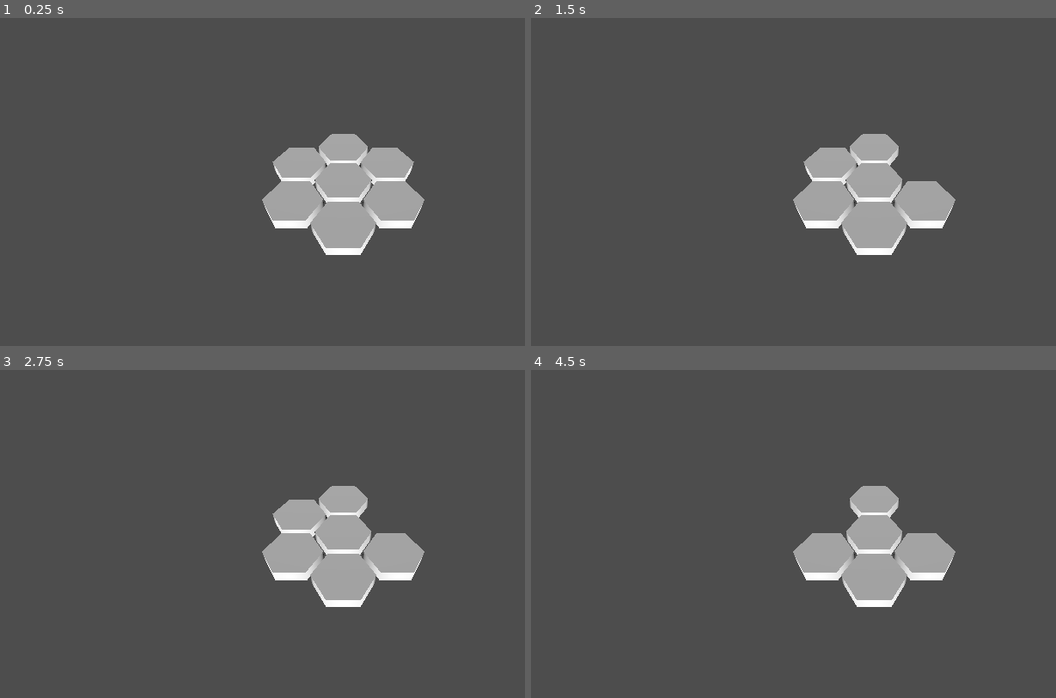
Above: before the commit, frames 1-4 (two rows, left to right).
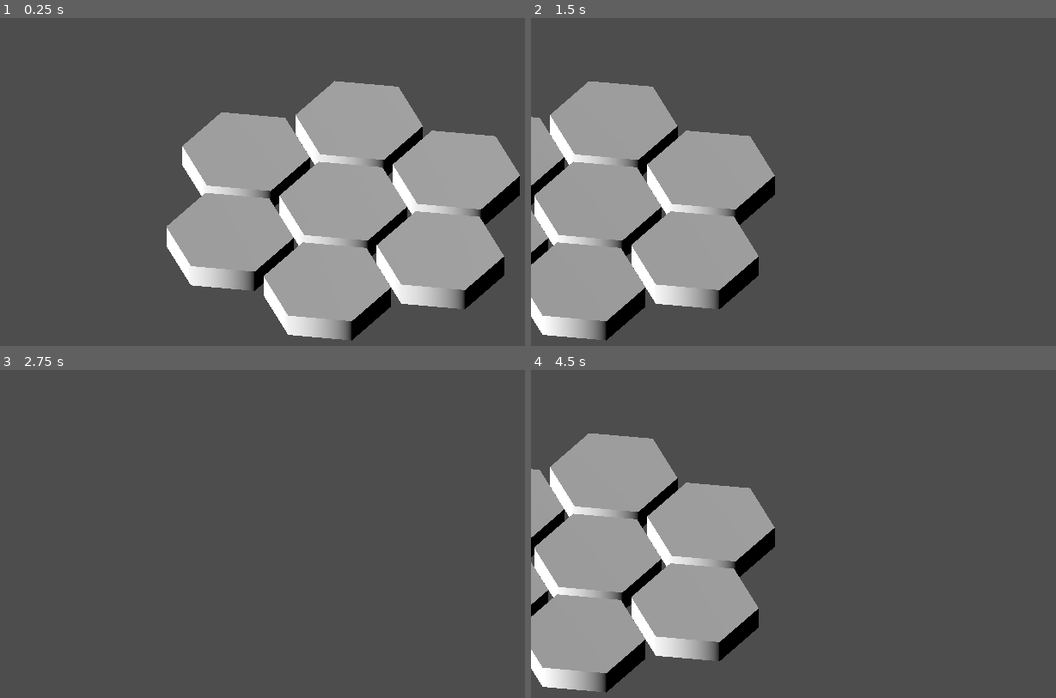
Above: after the commit, the same moments.

Repository: AriJalk/godot-hex-grid-module
Game: Godot game, scene res://scenes/map_scene.tscn
The game is run twice, just before and just after one commit, with the same random seed, the same clock (stepped at 60 frames per second) and the same inputs.
Inputs (mouse positions are in pixels of both pictures, inside the frame that each line leads up to):
- Up to frame 1 (0.25 s): no input
- Up to frame 2 (1.5 s): tap Enter at 0.5 s; move the mouse to (1024, 191) at 0.52 s; hold Right (ui_right) 0.53-1.25 s; tap Space (ui_select) at 0.6, 0.77, 1.07 s; click (1024, 191) at 0.67 s; drag from (735, 231) to (840, 286) at 1.27 s
- Up to frame 3 (2.75 s): tap Space (ui_select) at 2, 2.1 s; move the mouse to (409, 478) at 2.02 s; hold Right (ui_right) from 2.03 s (still down); click (409, 478) at 2.17 s
- Up to frame 4 (4.5 s): release Right (ui_right) at 2.75 s; drag from (840, 638) to (667, 504) at 2.77 s; tap Enter at 3.5 s; move the mouse to (outside the picture) at 3.52 s; hold Left (ui_left) 3.53-4.25 s; tap Space (ui_select) at 3.6, 3.77, 4.07 s; click (outside the picture) at 3.67 s; tap Escape (ui_cancel) at 4.15 s; drag from (667, 504) to (772, 465) at 4.27 s

The runs differ from the first frame. In frame 1, 31% of the frame differs, in the area x 31-100%, y 19-99%; in frame 2, 34%, in the area x 0-81%, y 19-99%; in frame 3, 6.7%; in frame 4, 33%.

Commit message:
Added camera

Diff:
--- a/scenes/map_scene.tscn
+++ b/scenes/map_scene.tscn
@@ -1,12 +1,46 @@
-[gd_scene load_steps=2 format=3 uid="uid://5cem3nxe88ll"]
+[gd_scene load_steps=5 format=3 uid="uid://5cem3nxe88ll"]
 
-[ext_resource type="Script" path="res://scripts/node_scripts/map_scene.gd" id="1_4dirt"]
+[ext_resource type="Script" path="res://scripts/node_scripts/camera/rotated_camera.gd" id="2_h0wlf"]
+[ext_resource type="Script" path="res://scripts/engine/core/game_manager.gd" id="3_ab3ll"]
+[ext_resource type="Script" path="res://scripts/engine/ui/drag_control.gd" id="3_v87lx"]
+[ext_resource type="Script" path="res://scripts/engine/ui/input_manager.gd" id="4_2fw7u"]
 
 [node name="MapScene" type="Node3D"]
-script = ExtResource("1_4dirt")
 
-[node name="Camera3D" type="Camera3D" parent="."]
-transform = Transform3D(1, 0, 0, 0, 0.640311, 0.768116, 0, -0.768116, 0.640311, 0, 3.13136, 3.23963)
+[node name="UI" type="CanvasLayer" parent="."]
+
+[node name="DragControl" type="Control" parent="UI"]
+layout_mode = 3
+anchors_preset = 15
+anchor_right = 1.0
+anchor_bottom = 1.0
+grow_horizontal = 2
+grow_vertical = 2
+script = ExtResource("3_v87lx")
+
+[node name="Engine" type="Node" parent="."]
+
+[node name="GameManager" type="Node" parent="Engine" node_paths=PackedStringArray("grid", "input_manager")]
+script = ExtResource("3_ab3ll")
+grid = NodePath("../../Grid")
+input_manager = NodePath("../InputManager")
+
+[node name="InputManager" type="Node" parent="Engine"]
+script = ExtResource("4_2fw7u")
 
 [node name="DirectionalLight3D" type="DirectionalLight3D" parent="."]
 transform = Transform3D(1, 0, 0, 0, 0.957622, 0.288029, 0, -0.288029, 0.957622, 0, 0, 0)
+
+[node name="RotatedCamera" type="Node3D" parent="." node_paths=PackedStringArray("drag_control", "camera")]
+script = ExtResource("2_h0wlf")
+drag_control = NodePath("../UI/DragControl")
+camera = NodePath("Camera3D")
+camera_radius = 4.5
+rotation_acceleration = 10.0
+
+[node name="Camera3D" type="Camera3D" parent="RotatedCamera"]
+projection = 1
+current = true
+size = 3.0
+
+[node name="Grid" type="Node3D" parent="."]
--- a/scripts/engine/core/game_manager.gd
+++ b/scripts/engine/core/game_manager.gd
@@ -0,0 +1,41 @@
+extends Node
+
+const HexDictionary = preload("res://scripts/node_scripts/map/hex_node_dictionary.gd")
+const HexNode = preload("res://scripts/node_scripts/hex_node.gd")
+
+@export var grid : Node3D
+#@export var raycaster : CameraRaycaster
+@export var input_manager : InputManager
+#@export var user_interface : UserInterface
+
+
+var hex_dictionary : HexDictionary
+
+
+
+func _init():
+	hex_dictionary = HexDictionary.new()
+	GlobalServices.node_pool.register_node("hex_node", preload("res://nodes/hex_node.tscn"))
+	build_map()
+
+
+func _process(delta: float) -> void:
+	input_manager.read_input(delta)
+
+func build_tile(hex_unit : HexUnit):
+	var hex_node = GlobalServices.node_pool.retrieve_node("hex_node") as HexNode
+	hex_node.hex_unit = hex_unit
+	hex_dictionary.add(hex_node)
+	add_child(hex_node)
+	hex_node.position = HexUtilities.hex_to_world(hex_unit, HexNode.MESH_RADIUS, 0.2)
+
+
+func remove_tile(hex_unit : HexUnit):
+	var hex_node = hex_dictionary.get_hex(hex_unit)
+	hex_dictionary.remove(hex_unit)
+	GlobalServices.node_pool.return_node("hex_node", hex_node)
+
+func build_map():
+	build_tile(HexUnit.ZERO)
+	for neighbor in HexUtilities.get_all_neighbors(HexUnit.ZERO):
+		build_tile(neighbor)
--- a/scripts/engine/core/global_services.gd
+++ b/scripts/engine/core/global_services.gd
@@ -1,3 +1,5 @@
 class_name GlobalServices
 
 static var node_pool = preload("res://scripts/engine/resource_services/node_pool.gd").new()
+static var signal_manager = preload("res://scripts/engine/core/signal_manager.gd").new()
+static var global_states = preload("res://scripts/engine/core/global_states.gd").new()
--- /dev/null
+++ b/scripts/engine/core/global_states.gd
@@ -0,0 +1,2 @@
+#States to be accessed globally
+var is_game_control_locked : bool
--- /dev/null
+++ b/scripts/engine/core/signal_manager.gd
@@ -0,0 +1,11 @@
+#Signals that can be accessed globally
+
+#UI signals
+#signal map_element_clicked_signal(map_element : MapElement)
+signal world_dragged(drag_vector : Vector2)
+
+#Physical input signals
+signal mouse_pressed(position: Vector2i, button: int)
+signal mouse_moved(position: Vector2i)
+signal key_movement(translation: Vector2)
+signal wheel_movement(movement : float)
--- /dev/null
+++ b/scripts/engine/ui/drag_control.gd
@@ -0,0 +1,34 @@
+#Invisible ui control to allow moving world nodes without interacting with the world directly
+#used for the camera
+class_name DragControl
+extends Control
+
+signal on_drag_signal(vector : Vector2)
+
+@export_range(0.1, 1) var sensitivity : float = 1
+
+var _is_dragging = false
+var _drag_offset = Vector2()
+
+func _ready():
+	# Ensure the Control node can receive mouse events
+	set_process_input(true)
+	# Optional: Change the cursor to indicate the draggable area
+	mouse_filter = Control.MOUSE_FILTER_PASS
+
+
+func _gui_input(event):
+	if event is InputEventMouseButton:
+		if event.button_index == MOUSE_BUTTON_RIGHT:
+			if event.pressed:
+				# Start dragging
+				_is_dragging = true
+				_drag_offset = event.position
+				GlobalServices.global_states.is_game_control_locked = true
+			else:
+				# Stop dragging
+				_is_dragging = false
+				GlobalServices.global_states.is_game_control_locked = false
+	elif event is InputEventMouseMotion and _is_dragging:
+		on_drag_signal.emit(event.position - _drag_offset)
+		_drag_offset = event.position
--- /dev/null
+++ b/scripts/engine/ui/input_manager.gd
@@ -0,0 +1,46 @@
+#Handles input from physical devices
+#TODO: Internal Signals
+class_name InputManager
+extends Node
+
+var _last_mouse_position : Vector2i
+
+func _ready() -> void:
+	_last_mouse_position = get_viewport().get_mouse_position()
+
+
+func read_input(delta: float) -> void:
+	# Read keyboard input
+	var translation_vector = Vector2.ZERO
+
+	if Input.is_action_pressed("ui_up"):
+		translation_vector += Vector2.UP
+	if Input.is_action_pressed("ui_down"):
+		translation_vector += Vector2.DOWN
+	if Input.is_action_pressed("ui_left"):
+		translation_vector += Vector2.LEFT
+	if Input.is_action_pressed("ui_right"):
+		translation_vector += Vector2.RIGHT
+
+
+	if translation_vector != Vector2.ZERO:
+		GlobalServices.signal_manager.key_movement.emit(translation_vector)
+
+	# Read mouse input
+	var mouse_position : Vector2i = get_viewport().get_mouse_position()
+	if mouse_position != _last_mouse_position:
+		_last_mouse_position = mouse_position
+		GlobalServices.signal_manager.mouse_moved.emit(mouse_position)
+
+	# Check for mouse button presses using InputEventMouseButton
+	if Input.is_action_just_pressed("ui_select"):
+		GlobalServices.signal_manager.mouse_pressed.emit(mouse_position, MOUSE_BUTTON_LEFT)
+	if Input.is_action_just_pressed("ui_cancel"):
+		GlobalServices.signal_manager.mouse_pressed.emit(mouse_position, MOUSE_BUTTON_RIGHT)
+
+
+	# Mouse wheel
+	if Input.is_action_just_released("ui_text_scroll_up"):
+		GlobalServices.signal_manager.wheel_movement.emit(delta)
+	elif Input.is_action_just_released("ui_text_scroll_down"):
+		GlobalServices.signal_manager.wheel_movement.emit(-delta)
--- /dev/null
+++ b/scripts/node_scripts/camera/rotated_camera.gd
@@ -0,0 +1,71 @@
+#A camera boom that holds a camera that can be positioned on a circle around this node
+class_name RotatedCamera
+extends Node3D
+
+@export var drag_control : DragControl
+@export var camera : Camera3D
+@export_range(1, 20) var camera_radius : float
+@export_range(0.1, 5) var movement_speed : float = 3
+@export var rotation_acceleration : float = 1
+
+var _horizontal_rotation : float
+@onready var _currentRadius = camera_radius
+var _drag_vector : Vector2
+
+var _movement_vector = Vector3.ZERO
+
+func _ready():
+
+	drag_control.on_drag_signal.connect(_on_drag)
+	GlobalServices.signal_manager.key_movement.connect(_on_move)
+	GlobalServices.signal_manager.wheel_movement.connect(_on_scroll)
+	_on_drag(Vector2(135,0))
+
+func _physics_process(delta):
+	if _drag_vector != Vector2.ZERO:
+		_horizontal_rotation += _drag_vector.x * rotation_acceleration * delta
+		_set_position_on_circle()
+
+	if _movement_vector != Vector3.ZERO:
+		position += _movement_vector * delta * movement_speed
+		_movement_vector = Vector3.ZERO
+
+
+
+func _exit_tree():
+	drag_control.on_drag_signal.disconnect(_on_drag)
+	GlobalServices.signal_manager.key_movement.disconnect(_on_move)
+
+
+func _set_position_on_circle():
+
+	if _horizontal_rotation < -360:
+		_horizontal_rotation += 360
+	elif _horizontal_rotation > 360:
+		_horizontal_rotation -= 360
+
+	var radiansY = deg_to_rad(_horizontal_rotation)
+
+	var x = cos(radiansY) * _currentRadius
+	var z = sin(radiansY) * _currentRadius
+
+
+	var new_position = global_position + Vector3(x, 0, z)
+	new_position.y = 4  # Maintain the current Y position of the camera
+
+	camera.global_position = new_position
+	camera.look_at(global_position)
+	_drag_vector = Vector2.ZERO
+
+func _on_drag(drag_vector : Vector2):
+	_drag_vector = drag_vector
+
+func _on_move(movement_vector : Vector2):
+	var forward = (camera.basis.z * Vector3(1,0,1)).normalized()
+	var right = (camera.basis.x * Vector3(1,0,1)).normalized()
+	_movement_vector = (movement_vector.x * right + movement_vector.y * forward).normalized()
+
+func _on_scroll(scroll_vector : float):
+	if camera.size - scroll_vector * 50 > 0.5:
+		camera.size -= scroll_vector * 20
+		camera.size = clampf(camera.size, 0.5, 9)
--- a/scripts/node_scripts/hex_node.gd
+++ b/scripts/node_scripts/hex_node.gd
@@ -1,6 +1,4 @@
 extends Node3D
-
-const HexUnit = preload("res://scripts/hex_logic/data_scructures/hex_unit.gd")
 
 const MESH_RADIUS = 0.5
 
--- a/scripts/node_scripts/map_scene.gd
+++ /dev/null
@@ -1,40 +0,0 @@
-extends Node3D
-
-const HexDictionary = preload("res://scripts/node_scripts/map/hex_node_dictionary.gd")
-const HexNode = preload("res://scripts/node_scripts/hex_node.gd")
-
-var hex_dictionary : HexDictionary
-
-func _init():
-	hex_dictionary = HexDictionary.new()
-	GlobalServices.node_pool.register_node("hex_node", preload("res://nodes/hex_node.tscn"))
-	build_map()
-
-
-func _process(delta: float) -> void:
-	if (Input.is_action_just_pressed("ui_left")):
-		remove_tile(HexUtilities.hex_neighbor(HexUnit.ZERO, HexUtilities.HexDirections.NORTH_WEST))
-	if (Input.is_action_just_pressed("ui_right")):
-		remove_tile(HexUtilities.hex_neighbor(HexUnit.ZERO, HexUtilities.HexDirections.NORTH_EAST))
-	if (Input.is_action_just_pressed("ui_down")):
-		remove_tile(HexUtilities.hex_neighbor(HexUnit.ZERO, HexUtilities.HexDirections.SOUTH))
-	if (Input.is_action_just_pressed("ui_up")):
-		remove_tile(HexUtilities.hex_neighbor(HexUnit.ZERO, HexUtilities.HexDirections.NORTH))
-
-func build_tile(hex_unit : HexUnit):
-	var hex_node = GlobalServices.node_pool.retrieve_node("hex_node") as HexNode
-	hex_node.hex_unit = hex_unit
-	hex_dictionary.add(hex_node)
-	add_child(hex_node)
-	hex_node.position = HexUtilities.hex_to_world(hex_unit, HexNode.MESH_RADIUS, 0.2)
-
-
-func remove_tile(hex_unit : HexUnit):
-	var hex_node = hex_dictionary.get_hex(hex_unit)
-	hex_dictionary.remove(hex_unit)
-	GlobalServices.node_pool.return_node("hex_node", hex_node)
-
-func build_map():
-	build_tile(HexUnit.ZERO)
-	for neighbor in HexUtilities.get_all_neighbors(HexUnit.ZERO):
-		build_tile(neighbor)
Not shown, added: scenes/map1709.tmp
